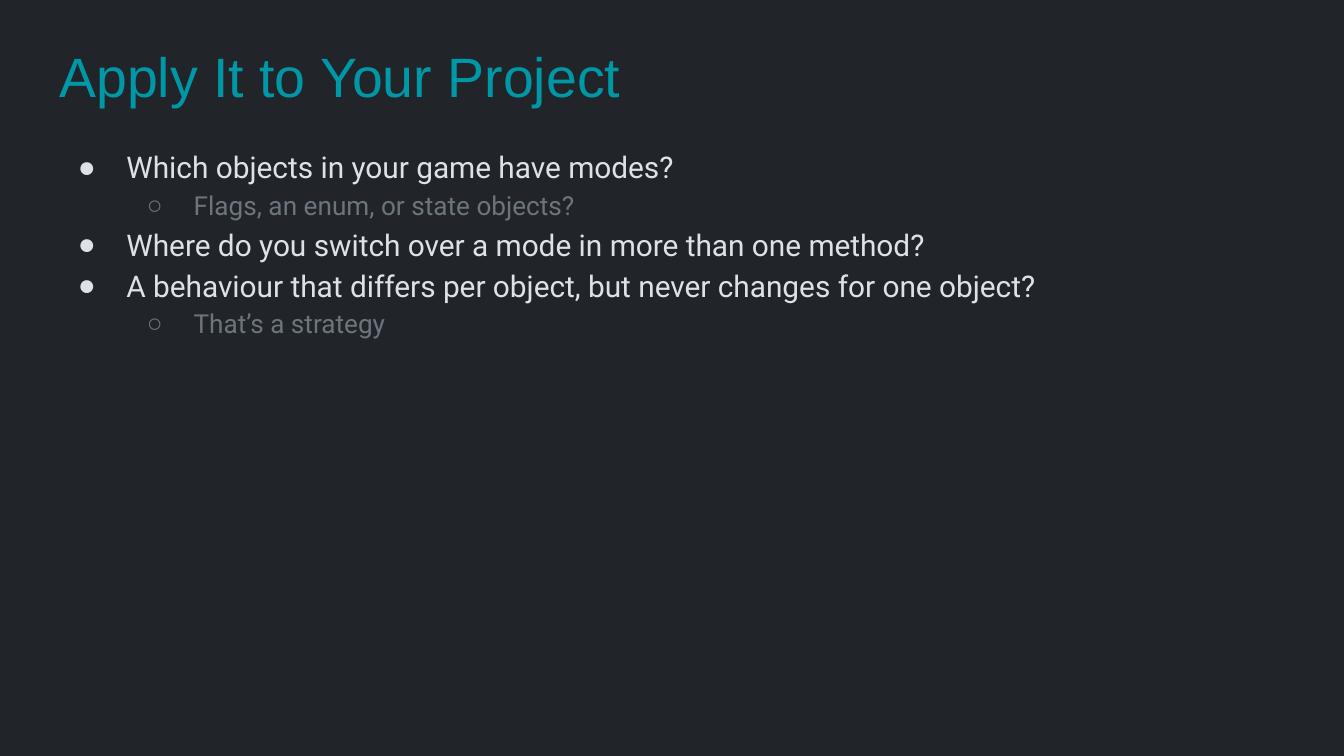
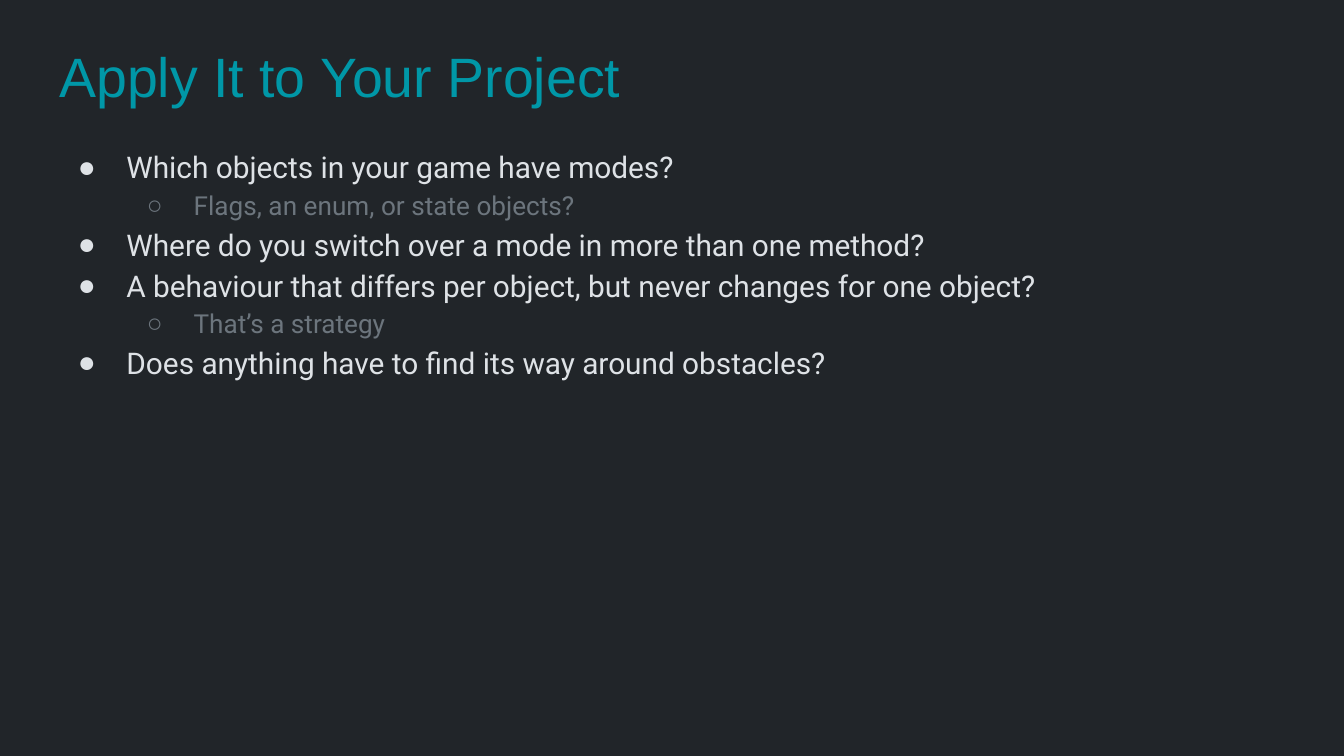
Before and after one commit to Metamate/gar, a slide deck: slide 37 of slides/05 Pac-Man.pptx (slide 31 before the commit). Drawn at 1344x756 pixels with LibreOffice and Linux fonts; fonts in the diff are those of the drawing. Boxes give left, top, right and bottom in pixels: in the first picture for what was removed or moved away, otherwise in the second. Text is boxed around its words. In the diff, an @@ line names an element or a change of style, - is before the commit and + after.

```diff
--- a/slides/05 Pac-Man.pptx
+++ b/slides/05 Pac-Man.pptx
@@ text at (126, 351, 825, 381): paragraph added @@
+● Does anything have to find its way around obstacles?
```
Also in this commit, not shown: 6 other slides changed, 6 slides added, 3 other files.
